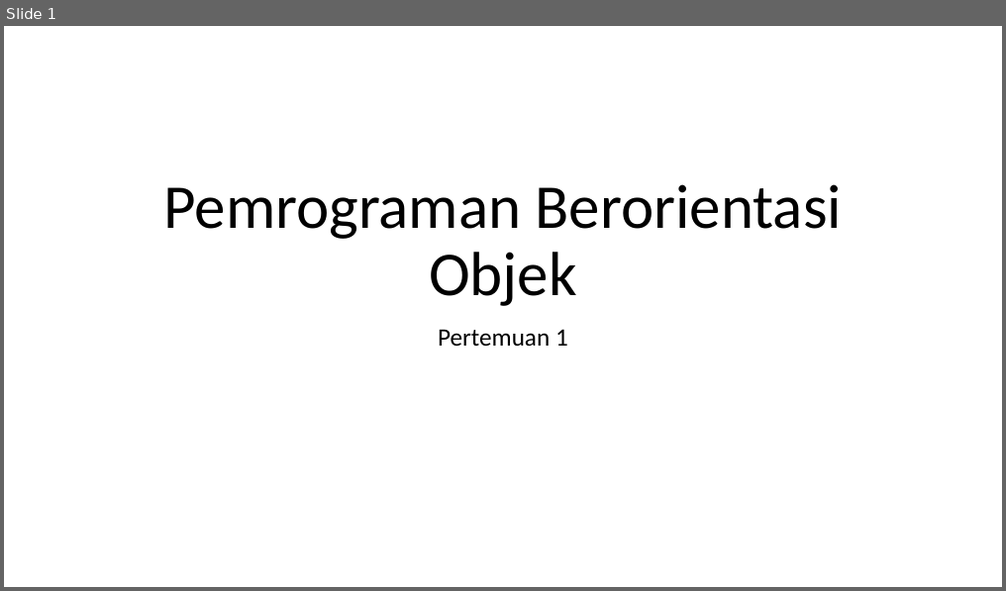
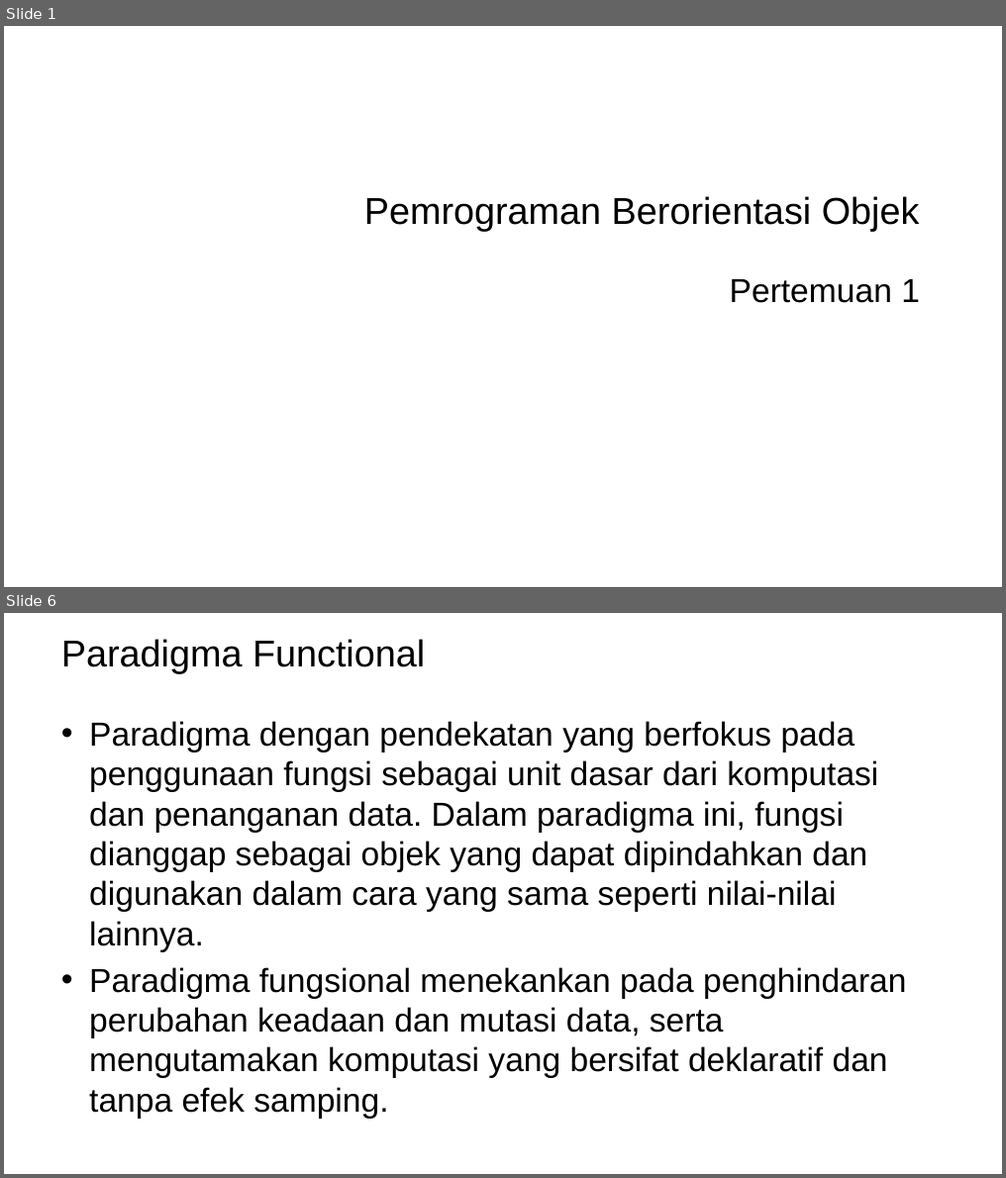
Before and after one commit to ruang-belajar/oop, a slide deck: pptx/pbo-pertemuan-1.pptx. Shown one above the other, each under a label of ours: slide 1 before the commit, slides 1 and 6 after it; the slides between them are not shown. The pictures are 1006x591 and 1006x1178 pixels, drawn with LibreOffice and Linux fonts; fonts in the diff are those of the drawing; background and template pictures are left out. Boxes give left, top, right and bottom in pixels: in the first picture for what was removed or moved away, otherwise in the second. Text is boxed around its words. In the diff, an @@ line names an element or a change of style, - is before the commit and + after.

```diff
--- a/pptx/pbo-pertemuan-1.pptx
+++ b/pptx/pbo-pertemuan-1.pptx
@@ slide 6 added at bbox=[4, 613, 1002, 1174], background picture (left out) @@
@@ title added at bbox=[61, 639, 425, 674], 36 pt, text #000000 @@
+Paradigma Functional
@@ text added at bbox=[89, 721, 906, 1119], 32 pt, text #000000 @@
+• Paradigma dengan pendekatan yang berfokus pada penggunaan fungsi sebagai unit dasar dari komputasi dan penanganan data. Dalam paradigma ini, fungsi dianggap sebagai objek yang dapat dipindahkan dan digunakan dalam cara yang sama seperti nilai-nilai lainnya.
+• Paradigma fungsional menekankan pada penghindaran perubahan keadaan dan mutasi data, serta mengutamakan komputasi yang bersifat deklaratif dan tanpa efek samping.
@@ slide 1 changed as well @@
@@ title "Pemrograman Berorientasi Objek": place and size @@
-title "Pemrograman Berorientasi Objek" at bbox=[163, 184, 842, 306]
+title "Pemrograman Berorientasi Objek" at bbox=[364, 196, 920, 231]
@@ title "Pemrograman Berorientasi Objek" at bbox=[364, 196, 920, 231]: size 60 to 36 pt, font Calibri to Arial; alignment centre to right; line spacing 0.9 to 1; vertical alignment bottom to middle @@
@@ subtitle "Pertemuan 1": place and size @@
-subtitle "Pertemuan 1" at bbox=[438, 329, 568, 346]
+subtitle "Pertemuan 1" at bbox=[730, 279, 920, 303]
@@ subtitle "Pertemuan 1" at bbox=[730, 279, 920, 303]: size 24 to 32 pt, font Calibri to Arial; alignment centre to right; line spacing 0.9 to 1; less space between paragraphs @@
```
Also in this commit, not shown: 13 other slides changed, 11 other slides added, 14 slides removed, 1 other file.
